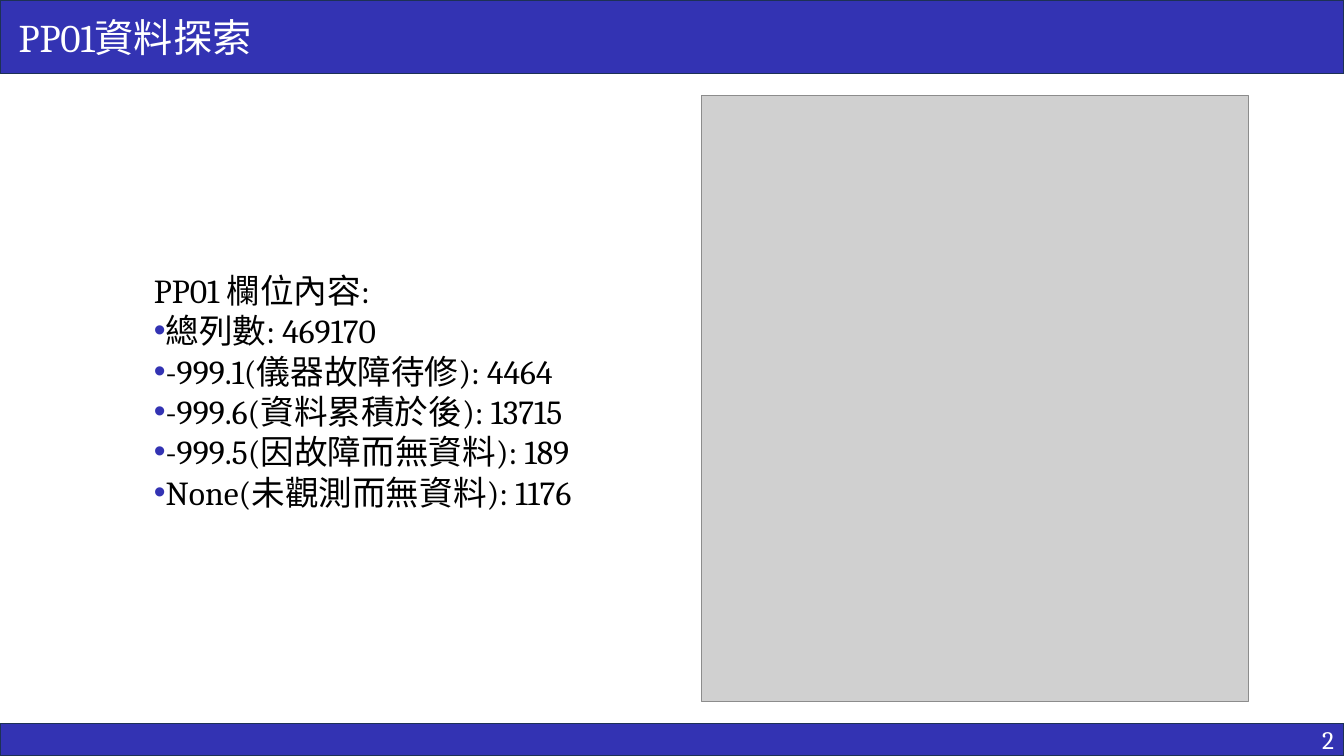
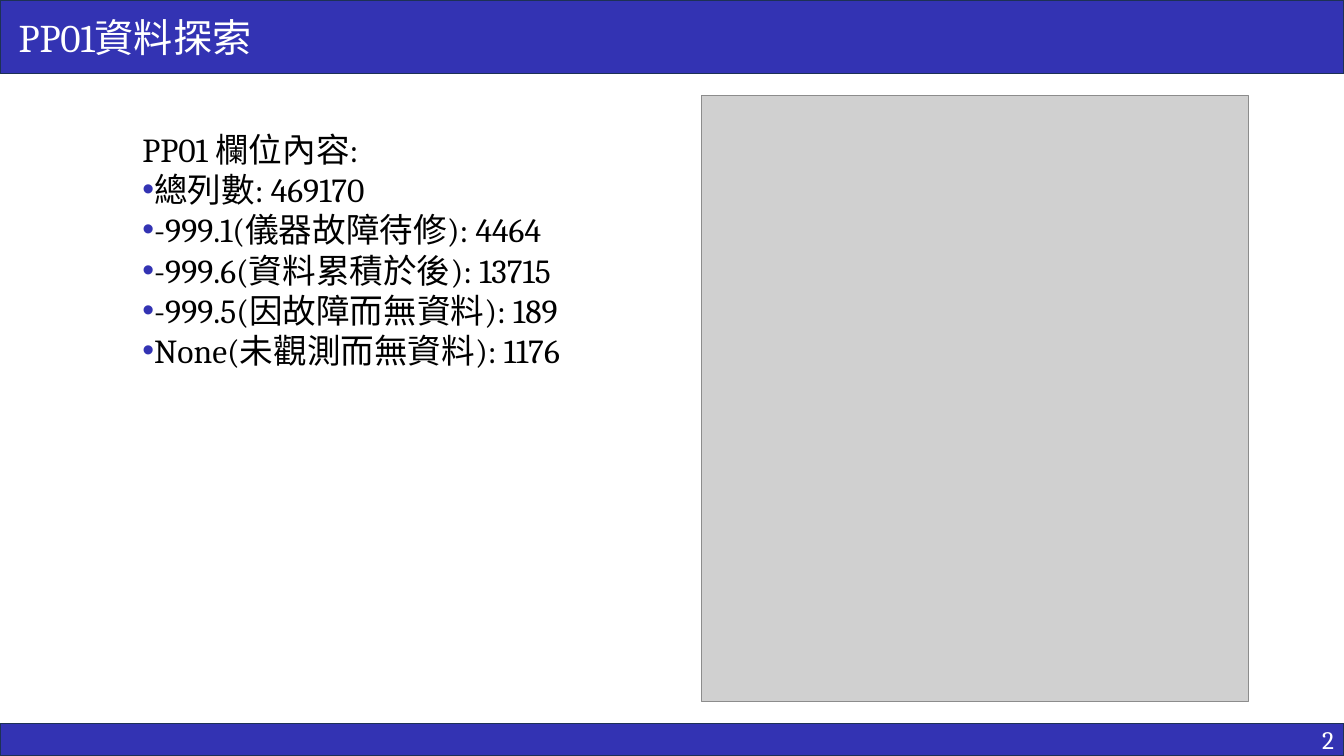
Before and after one commit to ricki0313/rainfall_practice, a slide deck: slide 3 of report/rainfall_report.pptx. Drawn at 1344x756 pixels with LibreOffice and Linux fonts; fonts in the diff are those of the drawing; grey boxes stand for pictures. Boxes give left, top, right and bottom in pixels: in the first picture for what was removed or moved away, otherwise in the second. Text is boxed around its words. In the diff, an @@ line names an element or a change of style, - is before the commit and + after.

```diff
--- a/report/rainfall_report.pptx
+++ b/report/rainfall_report.pptx
@@ text "PP01 欄位內容:": place and size @@
-text "PP01 欄位內容:" at (154,274,571,510)
+text "PP01 欄位內容:" at (142,133,560,368)
```
Also in this commit, not shown: 1 other slide changed, 5 slides added, 6 other files.
